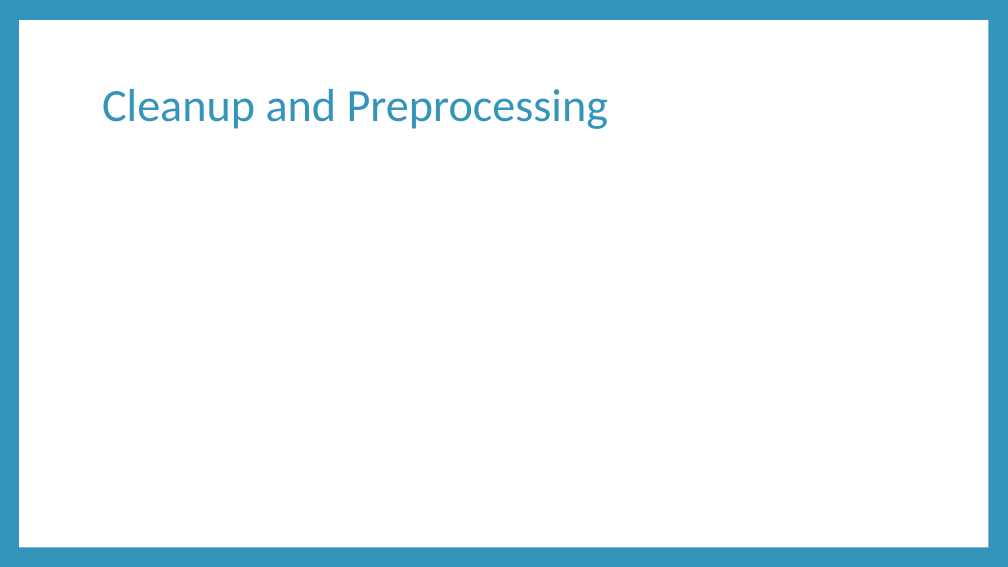
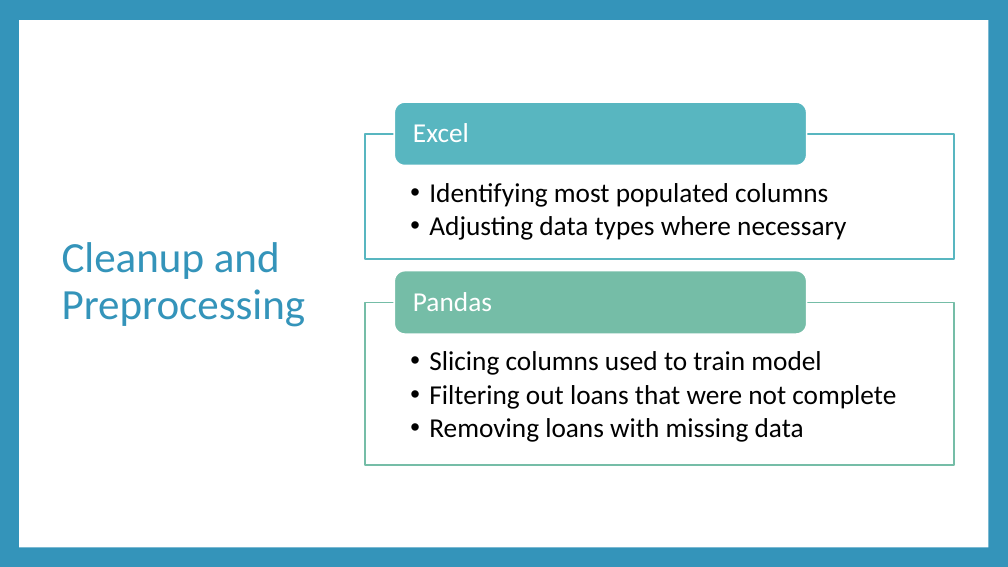
Before and after one commit to petersmyers/Project3byDefault, a slide deck: slide 4 of Project 3 Presentation.pptx. Drawn at 1008x567 pixels with LibreOffice and Linux fonts; fonts in the diff are those of the drawing. Boxes give left, top, right and bottom in pixels: in the first picture for what was removed or moved away, otherwise in the second. Text is boxed around its words. In the diff, an @@ line names an element or a change of style, - is before the commit and + after.

```diff
--- a/Project 3 Presentation.pptx
+++ b/Project 3 Presentation.pptx
@@ title "Cleanup and Preprocessing": place and size @@
-title "Cleanup and Preprocessing" at (102,89,608,129)
+title "Cleanup and Preprocessing" at (62,242,306,327)
@@ title "Cleanup and Preprocessing" at (62,242,306,327): size 44 to 41 pt @@
@@ group added at (365,102,954,465): 4 texts, 2 rectangles, 2 rounded rectangles @@
+  • Identifying most populated columns
+  • Adjusting data types where necessary
+Excel
+  • Slicing columns used to train model
+  • Filtering out loans that were not complete
+  • Removing loans with missing data
+Pandas
```
Also in this commit, not shown: 4 other slides changed, 4 slides added, 4 slides removed.
